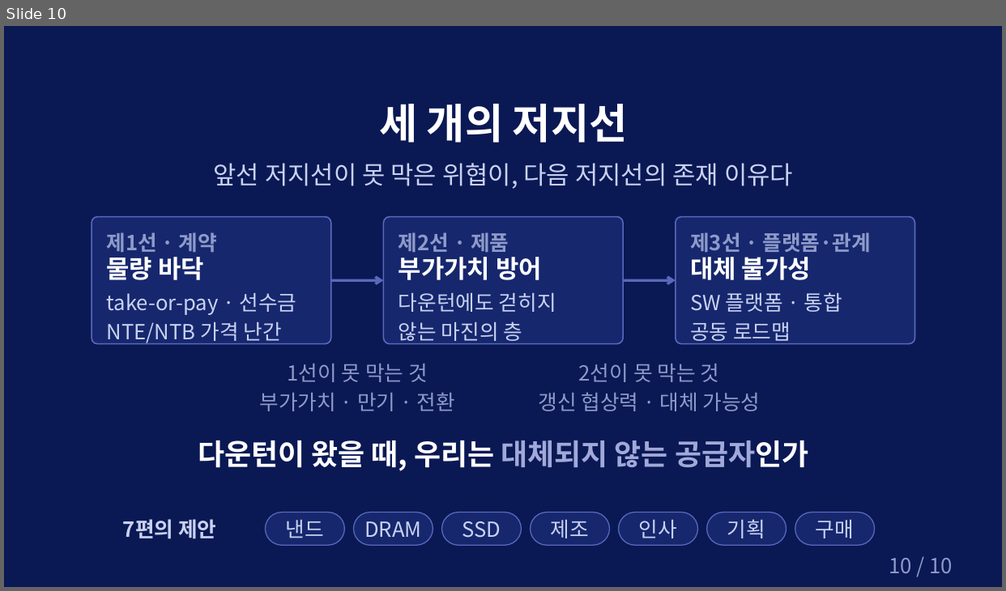
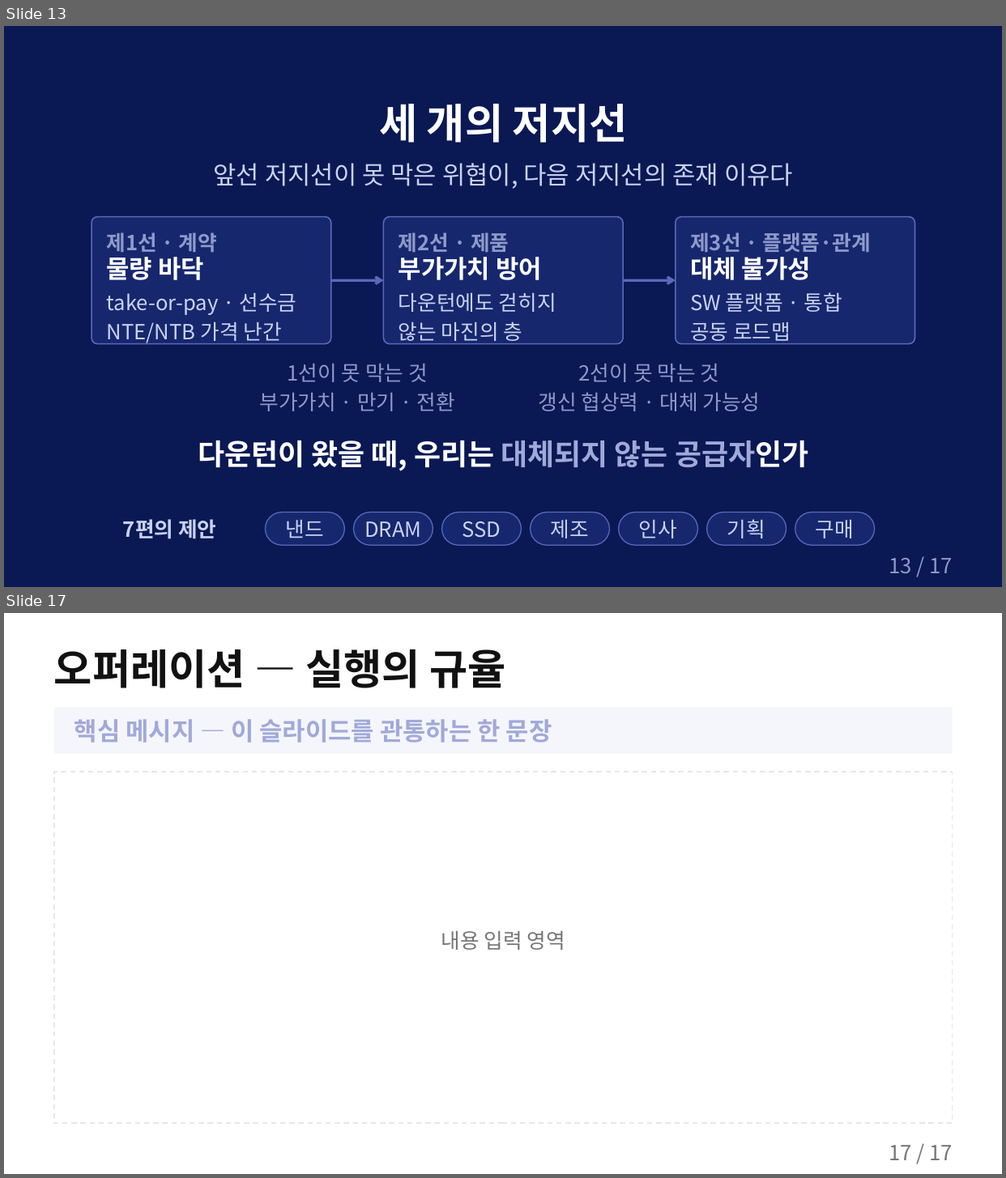
Before and after one commit to k31001/action-learning, a slide deck: outputs/presentation/storyline-common-overview.pptx. Shown one above the other, each under a label of ours: slide 10 before the commit, slides 13 and 17 after it; the slides between them are not shown. The pictures are 1006x591 and 1006x1178 pixels, drawn with LibreOffice and Linux fonts; fonts in the diff are those of the drawing; background and template pictures are left out. Boxes give left, top, right and bottom in pixels: in the first picture for what was removed or moved away, otherwise in the second. Text is boxed around its words. In the diff, an @@ line names an element or a change of style, - is before the commit and + after.

```diff
--- a/outputs/presentation/storyline-common-overview.pptx
+++ b/outputs/presentation/storyline-common-overview.pptx
@@ slide 17 added at [4,613,1002,1174], background #FFFFFF @@
@@ text added at [54,649,506,688], 40 pt, text #111111, bold @@
+오퍼레이션 — 실행의 규율
@@ rectangle added at [54,707,953,754], fill #F4F6FB @@
@@ text added at [74,719,552,743], 24 pt, text #A1A9D9, bold @@
+핵심 메시지 — 이 슬라이드를 관통하는 한 문장
@@ rectangle added at [54,772,953,1123], outline #E5E7EB 1.25 pt dashed @@
@@ text added at [441,931,565,950], 20 pt, text #767676 @@
+내용 입력 영역
@@ text added at [889,1145,953,1161], 20 pt, text #767676 @@
+17 / 17
@@ what was slide 10 is now slide 13 @@
@@ slide 13 changed as well @@
@@ text at [889,558,953,574]: text changed @@
-10 / 10
+13 / 17
```
Also in this commit, not shown: 8 other slides changed, 6 other slides added, 4 other files.
